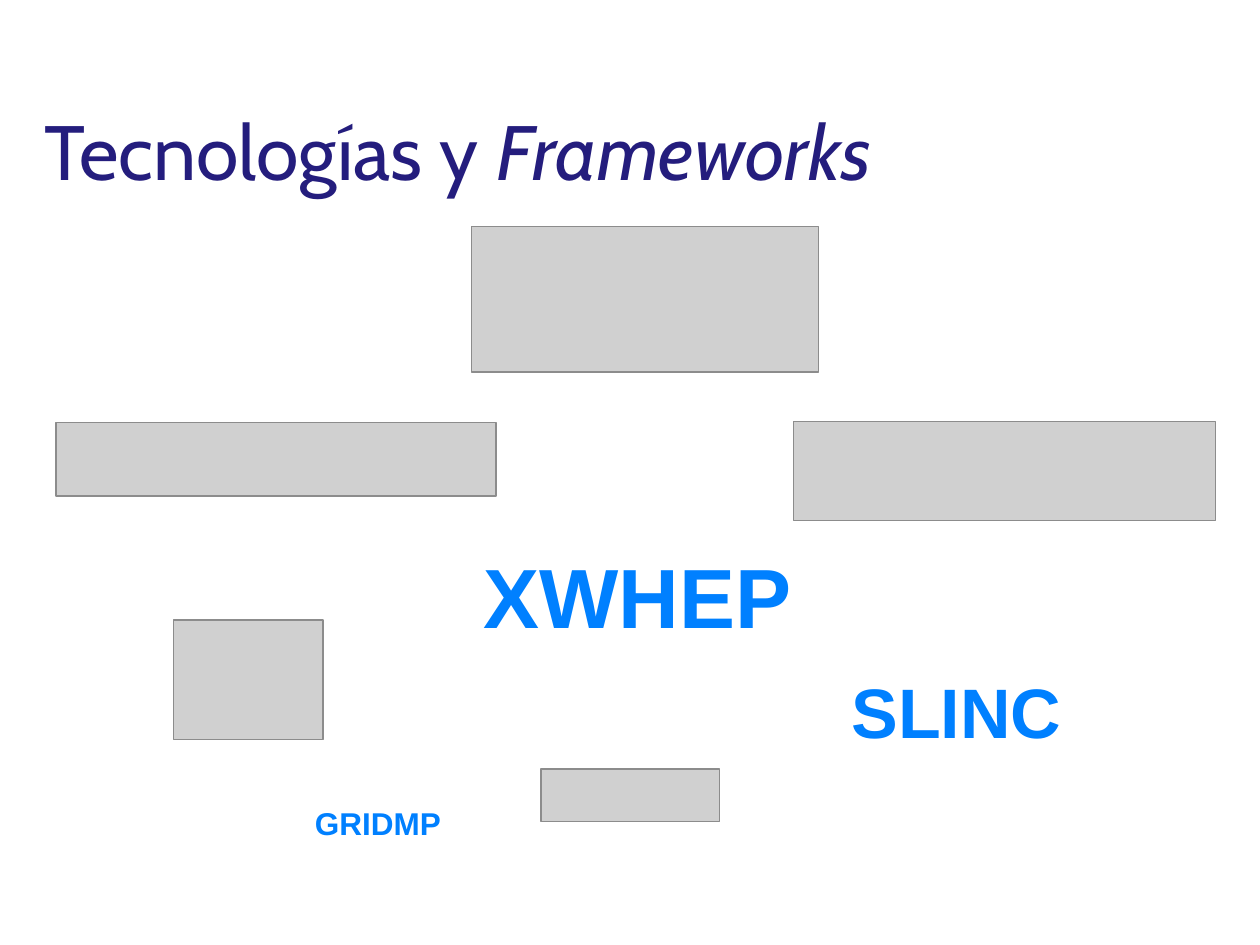
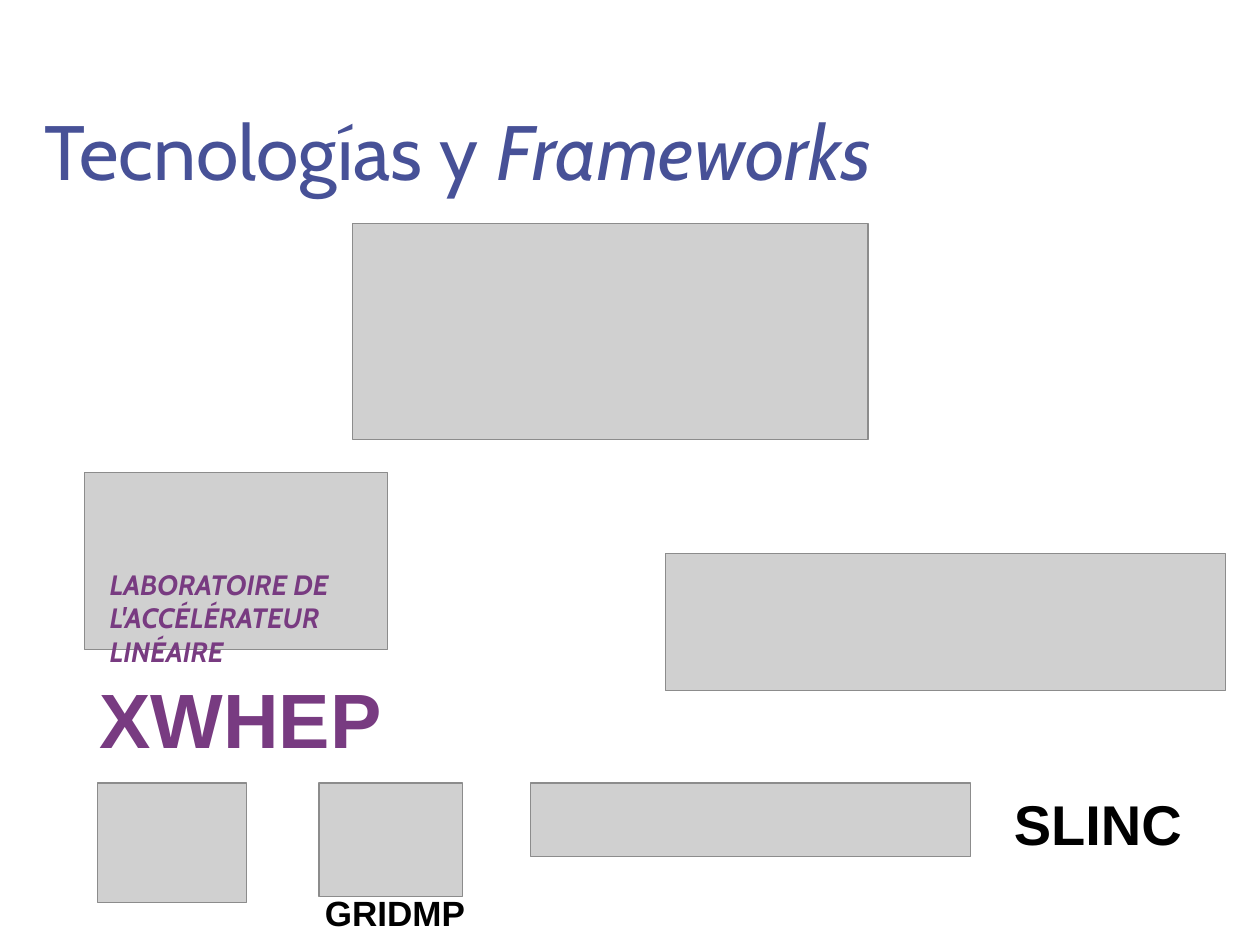
Before and after one commit to DesignJuggler/fasdkfjhasdlkjfhasldkjhfalsjdfasdf, a slide deck: slide 6 of TFI_Jorge_Sanchez_Presentacion.pptx (slide 8 before the commit). Drawn at 1260x945 pixels with LibreOffice and Linux fonts; fonts in the diff are those of the drawing; grey boxes stand for pictures; background and template pictures are left out. Boxes give left, top, right and bottom in pixels: in the first picture for what was removed or moved away, otherwise in the second. Text is boxed around its words. In the diff, an @@ line names an element or a change of style, - is before the commit and + after.

```diff
--- a/TFI_Jorge_Sanchez_Presentacion.pptx
+++ b/TFI_Jorge_Sanchez_Presentacion.pptx
@@ title "Tecnologías y Frameworks" at (x1=44, y1=122, x2=871, y2=198): text colour #241D7D to #475197 @@
@@ picture added at (x1=353, y1=223, x2=868, y2=438) @@
@@ picture removed at (x1=471, y1=227, x2=819, y2=372) @@
@@ picture removed at (x1=794, y1=422, x2=1216, y2=522) @@
@@ picture added at (x1=84, y1=472, x2=388, y2=650) @@
@@ picture added at (x1=665, y1=553, x2=1225, y2=690) @@
@@ text added at (x1=110, y1=575, x2=328, y2=668), 16 pt, text #783B81, bold, italic @@
+LABORATOIRE DE L'ACCÉLÉRATEUR
+LINÉAIRE
@@ picture removed at (x1=174, y1=620, x2=324, y2=740) @@
@@ text "XWHEP" moved from (x1=484, y1=570, x2=792, y2=628) to (x1=99, y1=695, x2=381, y2=748) @@
@@ text "XWHEP" at (x1=99, y1=695, x2=381, y2=748): size 48 to 44 pt, text colour #0080FF to #783B81 @@
@@ picture removed at (x1=541, y1=769, x2=719, y2=822) @@
@@ picture added at (x1=97, y1=782, x2=247, y2=902) @@
@@ picture added at (x1=319, y1=782, x2=462, y2=896) @@
@@ picture moved from (x1=57, y1=422, x2=496, y2=495) to (x1=530, y1=782, x2=970, y2=856) @@
@@ text "SLINC" moved from (x1=852, y1=689, x2=1062, y2=739) to (x1=1014, y1=806, x2=1182, y2=846) @@
@@ text "SLINC" at (x1=1014, y1=806, x2=1182, y2=846): size 40 to 32 pt, text colour #0080FF to #000000 @@
@@ text "GRIDMP" moved from (x1=315, y1=813, x2=441, y2=836) to (x1=325, y1=901, x2=465, y2=927) @@
@@ text "GRIDMP" at (x1=325, y1=901, x2=465, y2=927): size 18 to 20 pt, text colour #0080FF to #000000 @@
```
Also in this commit, not shown: 20 other slides changed, 4 slides added, 10 slides removed.
